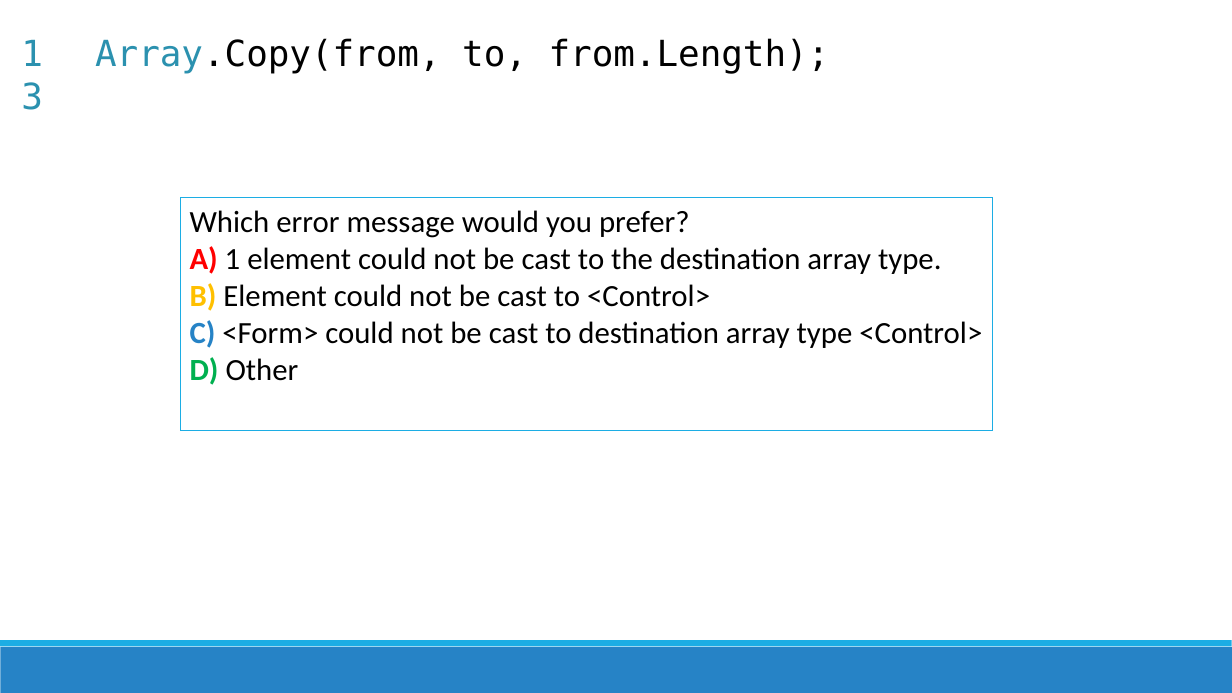
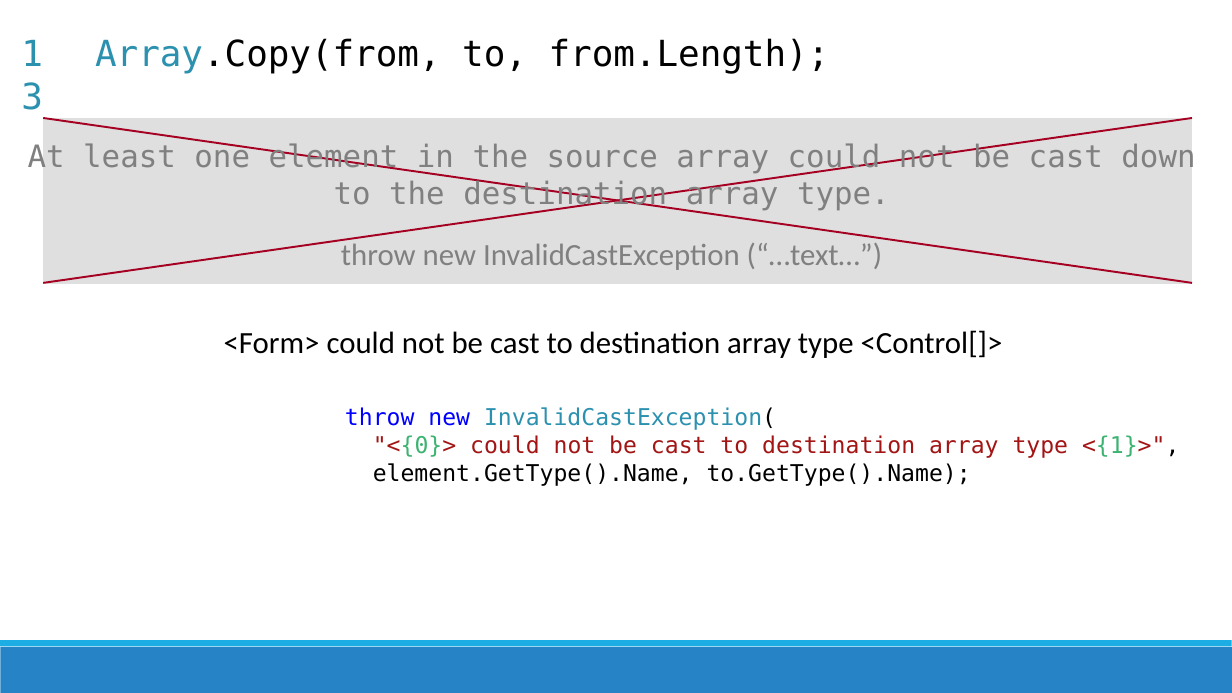
Before and after one commit to jamesrcounts/ExceptionalTalk, a slide deck: slide 18 of Exceptional Exceptions.pptx (slide 17 before the commit). Drawn at 1232x693 pixels with LibreOffice and Linux fonts; fonts in the diff are those of the drawing. Boxes give left, top, right and bottom in pixels: in the first picture for what was removed or moved away, otherwise in the second. Text is boxed around its words. In the diff, an @@ line names an element or a change of style, - is before the commit and + after.

```diff
--- a/Exceptional Exceptions.pptx
+++ b/Exceptional Exceptions.pptx
@@ rectangle added at [43, 118, 1192, 285], fill #808080 at 25% opacity @@
@@ line added from (43, 118) to (1192, 283), #A50021 1.5 pt @@
@@ line added from (43, 283) to (1192, 118), #A50021 1.5 pt @@
@@ text added at [28, 142, 1195, 211], 24 pt, text #808080 @@
+At least one element in the source array could not be cast down to the destination array type.
@@ rectangle removed at [180, 198, 993, 431] @@
-Which error message would you prefer?
-A) 1 element could not be cast to the destination array type.
-B) Element could not be cast to <Control>
-C) <Form> could not be cast to destination array type <Control>
-D) Other
@@ text added at [341, 239, 883, 270], 24 pt, text #808080 @@
+throw new InvalidCastException (“…text…”)
@@ text added at [224, 330, 1003, 358], 24 pt, text #000000 @@
+<Form> could not be cast to destination array type <Control[]>
@@ text added at [345, 407, 1179, 486], 18 pt, text #000000 @@
+throw new InvalidCastException(
+"<{0}> could not be cast to destination array type <{1}>",
+element.GetType().Name, to.GetType().Name);
```
Also in this commit, not shown: 4 other slides changed, 1 slide added, 1 other file.
